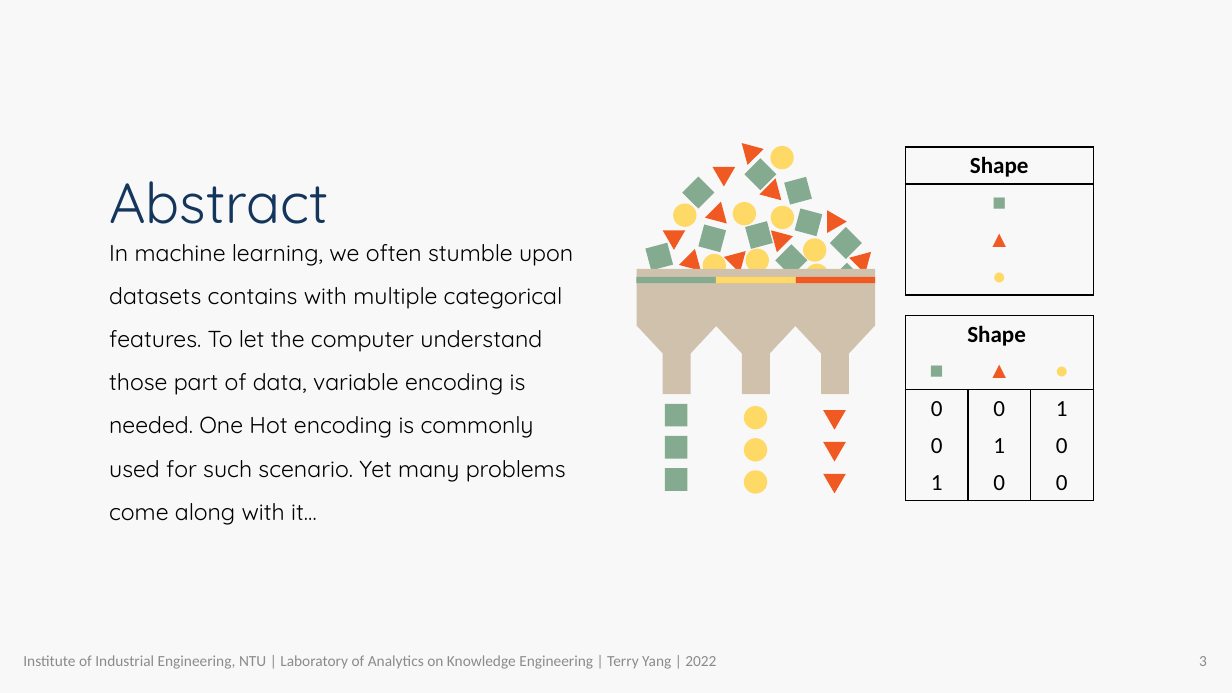
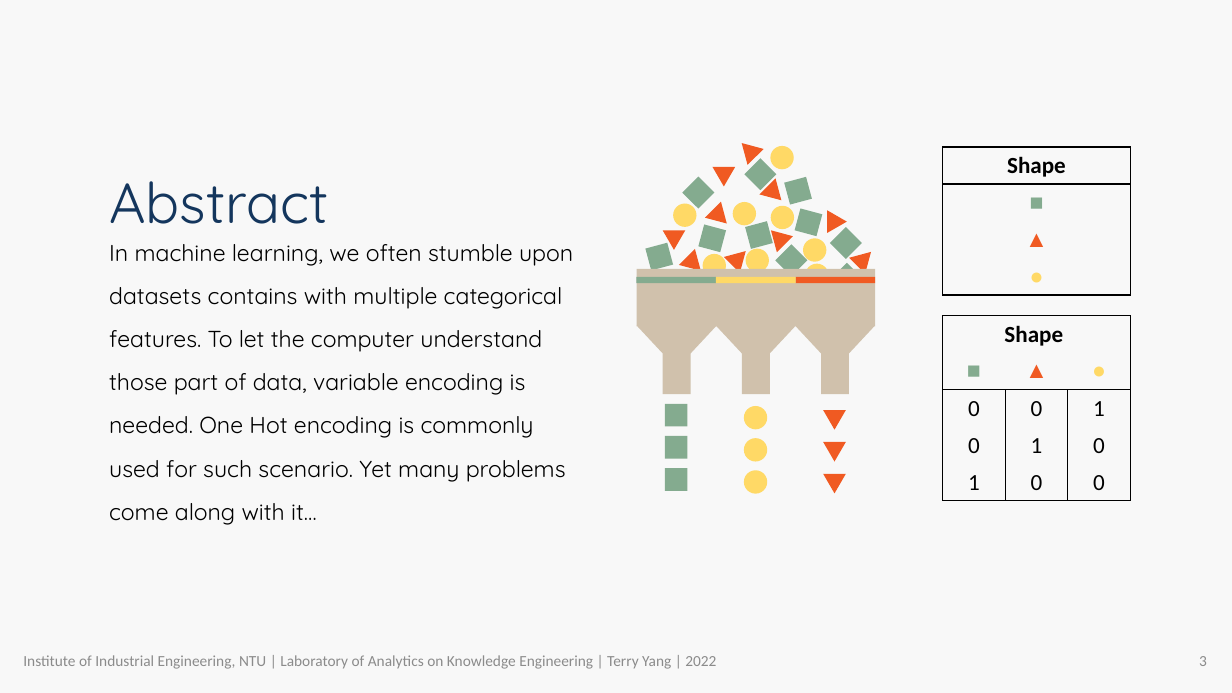
Before and after one commit to R64825/NTUIIE-Research, a slide deck: slide 3 of ppt/APIEMS TerryYang.pptx. Drawn at 1232x693 pixels with LibreOffice and Linux fonts; fonts in the diff are those of the drawing; background and template pictures are left out. Boxes give left, top, right and bottom in pixels: in the first picture for what was removed or moved away, otherwise in the second. Text is boxed around its words. In the diff, an @@ line names an element or a change of style, - is before the commit and + after.

```diff
--- a/ppt/APIEMS TerryYang.pptx
+++ b/ppt/APIEMS TerryYang.pptx
@@ table: place and size @@
-table at (906, 147, 1093, 295)
+table at (943, 147, 1130, 295)
@@ table: place and size @@
-table at (906, 316, 1094, 501)
+table at (943, 316, 1131, 501)
```
Also in this commit, not shown: 1 other slide changed, 7 slides added.
